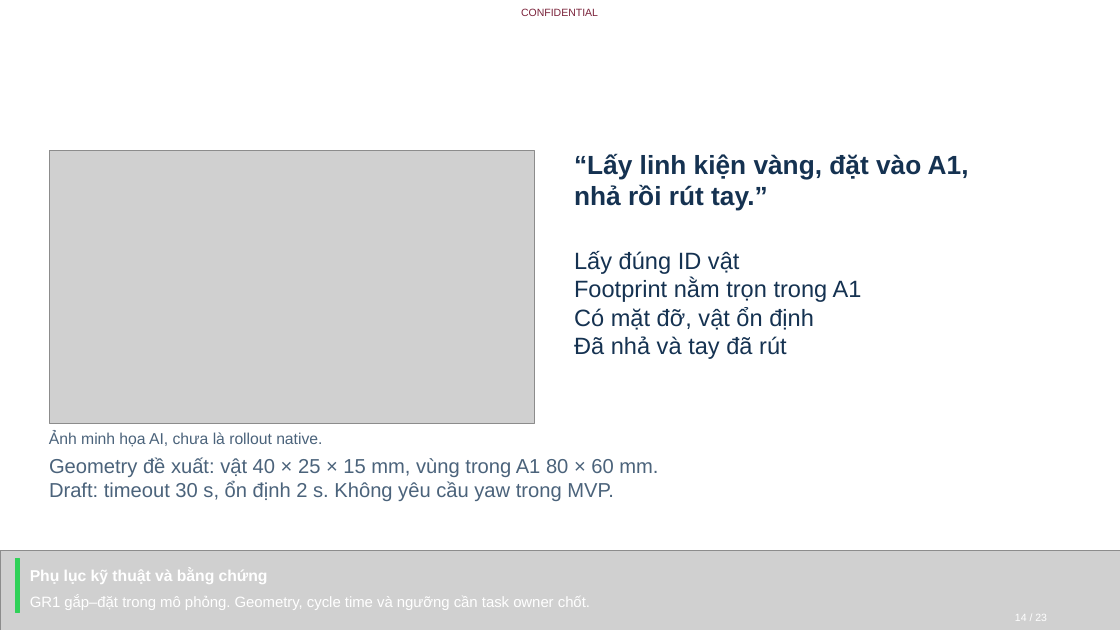
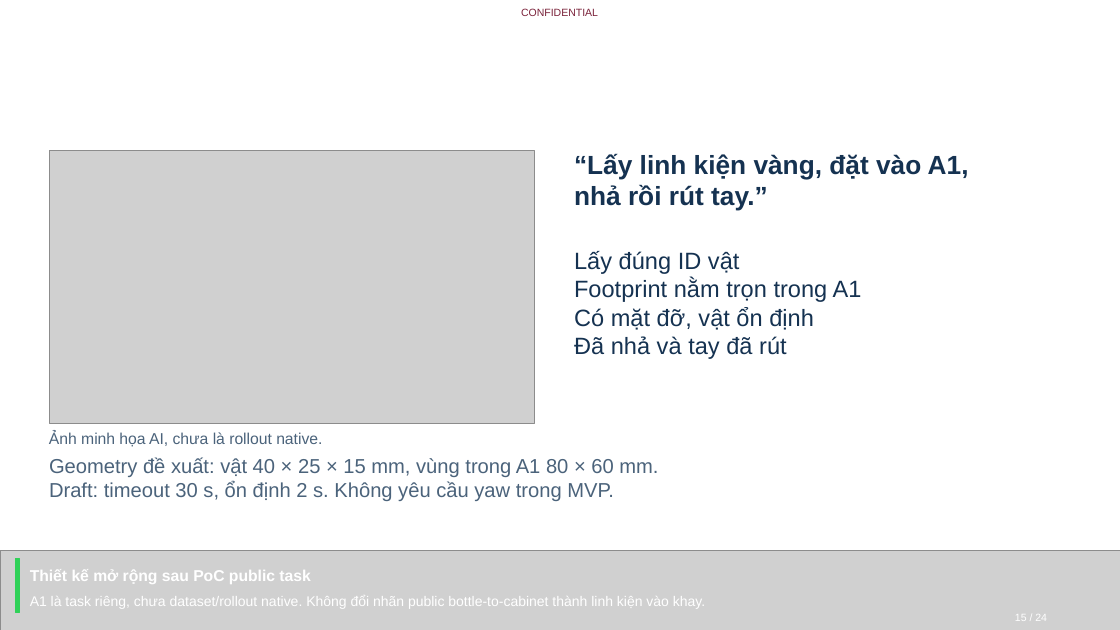
Before and after one commit to hiwe0305/denso-challenge, a slide deck: slide 15 of deliverables/DENSO-Humanoid-Data-Flywheel-2026.pptx (slide 14 before the commit). Drawn at 1120x630 pixels with LibreOffice and Linux fonts; fonts in the diff are those of the drawing; grey boxes stand for pictures; background and template pictures are left out. Boxes give left, top, right and bottom in pixels: in the first picture for what was removed or moved away, otherwise in the second. Text is boxed around its words. In the diff, an @@ line names an element or a change of style, - is before the commit and + after.

Commit message:
Clarify 30-day public-data PoC and real-robot demo gates

```diff
--- a/deliverables/DENSO-Humanoid-Data-Flywheel-2026.pptx
+++ b/deliverables/DENSO-Humanoid-Data-Flywheel-2026.pptx
@@ text at box(30, 569, 310, 584): text changed @@
-Phụ lục kỹ thuật và bằng chứng
+Thiết kế mở rộng sau PoC public task
@@ text at box(30, 596, 705, 609): text changed; size 12.8 to 12 pt @@
-GR1 gắp–đặt trong mô phỏng. Geometry, cycle time và ngưỡng cần task owner chốt.
+A1 là task riêng, chưa dataset/rollout native. Không đổi nhãn public bottle-to-cabinet thành linh kiện vào khay.
@@ text at box(1015, 614, 1047, 621): text changed @@
-14 / 23
+15 / 24
```
Also in this commit, not shown: 19 other slides changed, 4 slides added, 3 slides removed, 18 other files.
